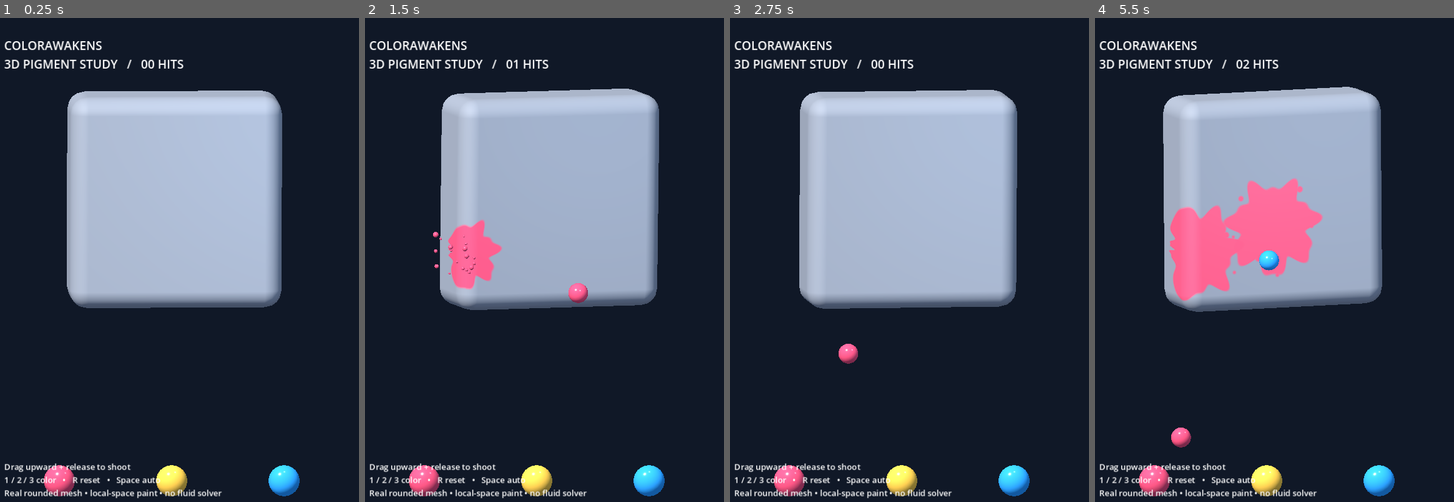
Above: before the commit, frames 1-4 (left to right).
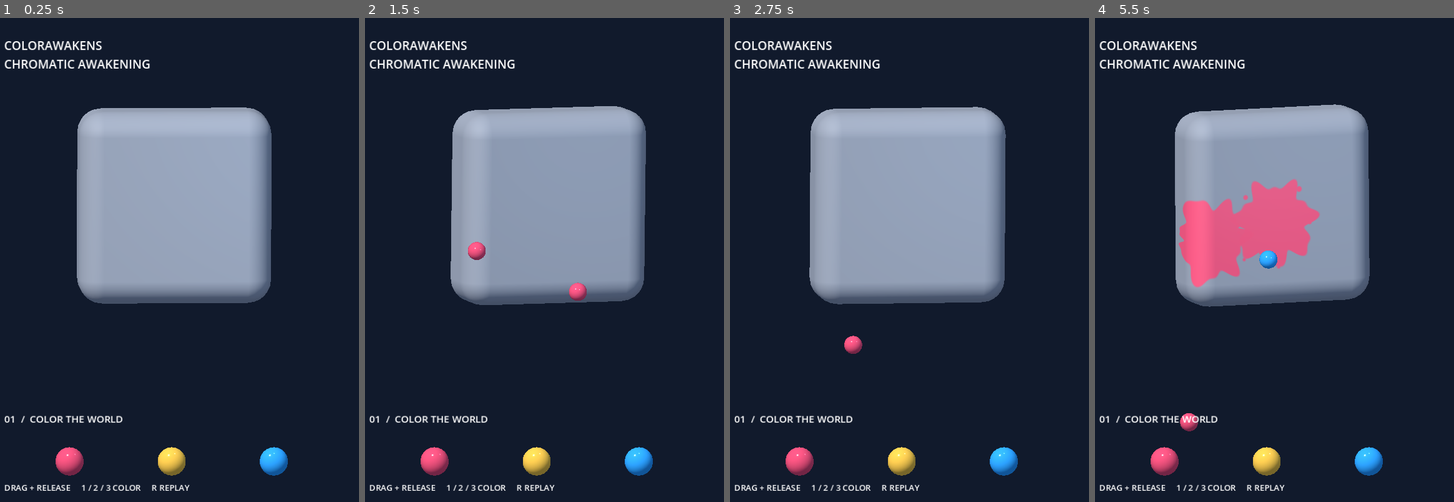
Above: after the commit, the same moments.

Repository: z-jingqi/Colorawakens
Game: Godot game, scene res://prototype/main3d.tscn
The game is run twice, just before and just after one commit, with the same random seed, the same clock (stepped at 60 frames per second) and the same inputs.
Inputs (mouse positions are in pixels of both pictures, inside the frame that each line leads up to):
- Up to frame 1 (0.25 s): no input
- Up to frame 2 (1.5 s): tap Enter at 0.5 s; move the mouse to (619, 245) at 0.52 s; tap 1 at 0.6 s; click (619, 245) at 0.67 s; tap Space at 0.77 s; drag from (461, 293) to (519, 366) at 1.27 s
- Up to frame 3 (2.75 s): move the mouse to (938, 158) at 2.02 s; tap R at 2.1 s; click (938, 158) at 2.17 s
- Up to frame 4 (5.5 s): drag from (1249, 366) to (1156, 192) at 2.77 s; move the mouse to (1378, 342) at 3.52 s; tap 3 at 3.6 s; click (1378, 342) at 3.67 s; tap Space at 3.77 s; drag from (1156, 192) to (1209, 143) at 4.27 s; move the mouse to (1285, 269) at 5.02 s; tap 1 at 5.1 s; click (1285, 269) at 5.17 s

The runs differ from the first frame. In frame 1, 27% of the frame differs, in the area x 1-84%, y 8-100%; in frame 2, 26%; in frame 3, 28%; in frame 4, 27%.

Commit message:
feat: refine chromatic absorption and particle release sequence

Diff:
--- a/prototype/main3d.gd
+++ b/prototype/main3d.gd
@@ -14,7 +14,14 @@
 var dragging:=false
 var camera: Camera3D
 var label: Label
-var schedule=[.6,2.6,4.6,6.6,8.6,10.6]
+var schedule=[.7,2.5,4.3]
+var color_mask:=0
+var finish_time:=-1.0
+var exploded:=false
+var spirals:Array[Dictionary]=[]
+var fragments:Array[Dictionary]=[]
+var burst_count:=0
+var phase_label:Label
 func rounded_mesh() -> ArrayMesh:
  var st:=SurfaceTool.new()
  st.begin(Mesh.PRIMITIVE_TRIANGLES)
@@ -28,36 +35,38 @@
     for corner in [Vector2(0,0),Vector2(1,1),Vector2(1,0),Vector2(0,0),Vector2(0,1),Vector2(1,1)]:
      var p:Vector3=normal+u*((x+corner.x)/24.*2.-1.)+v*((y+corner.y)/24.*2.-1.)
      p*=Vector3(1.7,1.7,.65)
-     var core:Vector3=p.clamp(Vector3(-1.42,-1.42,-.37),Vector3(1.42,1.42,.37))
+     var core:Vector3=p.clamp(Vector3(-1.28,-1.28,-.23),Vector3(1.28,1.28,.23))
      var n: Vector3=(p-core).normalized()
      st.set_normal(n)
-     st.add_vertex(core+n*.28)
+     st.add_vertex(core+n*.42)
  return st.commit()
 func _ready() -> void:
  seed(42)
  marks.resize(16); pigments.resize(16)
  camera=Camera3D.new(); add_child(camera)
- camera.position=Vector3(0,0,13); camera.projection=Camera3D.PROJECTION_ORTHOGONAL; camera.size=8.; camera.current=true
+ camera.position=Vector3(0,0,13); camera.projection=Camera3D.PROJECTION_ORTHOGONAL; camera.size=8.8; camera.current=true
  var env:=WorldEnvironment.new(); var e:=Environment.new()
- e.background_mode=Environment.BG_COLOR; e.background_color=Color("101827")
+ e.background_mode=Environment.BG_COLOR; e.background_color=Color("111a2c")
  e.ambient_light_source=Environment.AMBIENT_SOURCE_COLOR; e.ambient_light_color=Color("b4c4e4"); e.ambient_light_energy=.45
  env.environment=e; add_child(env)
- var key:=DirectionalLight3D.new(); key.rotation_degrees=Vector3(-35,-30,0); key.light_energy=1.7; add_child(key)
- var fill:=OmniLight3D.new(); fill.position=Vector3(3,2,5); fill.light_color=Color("b8dbff"); fill.light_energy=2.; fill.omni_range=12; add_child(fill)
+ var key:=DirectionalLight3D.new(); key.rotation_degrees=Vector3(-35,-30,0); key.light_energy=1.15; add_child(key)
+ var fill:=OmniLight3D.new(); fill.position=Vector3(3,2,5); fill.light_color=Color("b8dbff"); fill.light_energy=1.3; fill.omni_range=12; add_child(fill)
  block=MeshInstance3D.new(); block.mesh=rounded_mesh(); block.position.y=1.1; add_child(block)
  mat=ShaderMaterial.new(); mat.shader=load("res://prototype/paint3d.gdshader"); block.material_override=mat
  var canvas:=CanvasLayer.new(); add_child(canvas)
  label=Label.new(); label.position=Vector2(38,36); label.add_theme_font_size_override("font_size",23); canvas.add_child(label)
- var help:=Label.new(); help.position=Vector2(38,850); help.text="Drag upward + release to shoot\n1 / 2 / 3 color   •   R reset   •   Space auto\nReal rounded mesh • local-space paint • no fluid solver"; help.add_theme_font_size_override("font_size",16); canvas.add_child(help)
+ var help:=Label.new(); help.position=Vector2(38,890); help.text="DRAG + RELEASE     1 / 2 / 3 COLOR     R REPLAY"; help.add_theme_font_size_override("font_size",16); canvas.add_child(help)
+ phase_label=Label.new(); phase_label.position=Vector2(38,755); phase_label.add_theme_font_size_override("font_size",19); canvas.add_child(phase_label)
  for i in range(3): sphere(Vector3(-1.8+i*1.8,-3.4,1.1),.25,COLORS[i])
 func sphere(pos:Vector3,radius:float,color:Color)->MeshInstance3D:
  var node:=MeshInstance3D.new(); var mesh:=SphereMesh.new(); mesh.radius=radius; mesh.height=radius*2; mesh.radial_segments=20; mesh.rings=10; node.mesh=mesh
- var material:=StandardMaterial3D.new(); material.albedo_color=color; material.roughness=.2; node.material_override=material
+ var material:=StandardMaterial3D.new(); material.albedo_color=color; material.roughness=.13; material.metallic=.1; node.material_override=material
  add_child(node); node.position=pos; return node
 func sdf(p:Vector3)->float:
- var q:=p.abs()-Vector3(1.42,1.42,.37)
- return Vector3(maxf(q.x,0),maxf(q.y,0),maxf(q.z,0)).length()+minf(maxf(q.x,maxf(q.y,q.z)),0)-.28
+ var q:=p.abs()-Vector3(1.28,1.28,.23)
+ return Vector3(maxf(q.x,0),maxf(q.y,0),maxf(q.z,0)).length()+minf(maxf(q.x,maxf(q.y,q.z)),0)-.42
 func launch(target:Vector3,index:int)->void:
+ if finish_time>=0: return
  var start:=Vector3(-1.8+index*1.8,-3.4,3.0)
  var n:=sphere(start,.16,COLORS[index])
  shots.append({"node":n,"vel":(target-start).normalized()*3.,"color":index})
@@ -76,8 +85,9 @@
  t+=delta
  block.rotation=Vector3(.12,sin(t*.65)*.4,.05*sin(t*.4))
  block.position.x=sin(t*.8)*.22
- if auto_mode and next_shot<schedule.size() and t>=schedule[next_shot]:
-  launch(block.to_global(Vector3(-1.25+float(next_shot%3)*1.25,-.1,.35)),next_shot%3); next_shot+=1
+ if auto_mode and finish_time<0 and next_shot<schedule.size() and t>=schedule[next_shot]:
+  var c:=0 if "--test-repeat" in OS.get_cmdline_user_args() else next_shot%3
+  launch(block.to_global(Vector3(-1.1+float(next_shot%3)*1.1,.15,.35)),c); next_shot+=1
  for i in range(mini(count,16)): marks[i].w+=delta
  mat.set_shader_parameter("marks",marks); mat.set_shader_parameter("pigments",pigments); mat.set_shader_parameter("count",mini(count,16))
  for i in range(shots.size()-1,-1,-1):
@@ -88,8 +98,10 @@
   for k in range(1,9):
    var point:=old.lerp(n.position,k/8.)
    var local:=block.to_local(point)
-   if sdf(local)<=.015:
+   if finish_time<0 and sdf(local)<=.015:
     var slot:=count%16; marks[slot]=Vector4(local.x,local.y,local.z,0); pigments[slot]=COLORS[s.color]; count+=1
+    color_mask |= 1 << int(s.color)
+    if color_mask==7: begin_finish()
     for j in range(18):
      var d:=sphere(point,.025+randf()*.04,COLORS[s.color])
      drops.append({"node":d,"vel":Vector3(randf_range(-2,2),randf_range(-1,2),randf_range(.2,2)),"age":0.})
@@ -99,10 +111,87 @@
   var d:Dictionary=drops[i]; d.age+=delta; d.vel.y-=4*delta; d.node.position+=d.vel*delta
   d.node.scale=Vector3.ONE*maxf(.01,1.-d.age/.7)
   if d.age>.7: d.node.queue_free(); drops.remove_at(i)
- label.text="COLORAWAKENS\n3D PIGMENT STUDY   /   %02d HITS"%count
- if "--test" in OS.get_cmdline_user_args() and t>13:
-  assert(count==6,"Six shots must hit rounded mesh")
-  assert(marks[0].w>10,"Paint must persist")
-  assert(drops.is_empty(),"Transient splash must expire")
-  print("PASS: 3D rounded SDF, six swept hits, persistent local pigment, expired droplets")
+ label.text="COLORAWAKENS\nCHROMATIC AWAKENING"
+ update_finish(delta)
+ if finish_time<0: phase_label.text="01  /  COLOR THE WORLD"
+ if ("--test" in OS.get_cmdline_user_args() or "--test-repeat" in OS.get_cmdline_user_args()) and t>12:
+  assert(count==3,"Three demo shots must hit")
+  assert(drops.is_empty(),"Transient impact droplets must expire")
+  if "--test-repeat" in OS.get_cmdline_user_args():
+   assert(not exploded and finish_time<0,"Repeated color must not trigger rainbow")
+   assert(color_mask==1)
+  else:
+   assert(exploded and burst_count==1,"Three unique colors trigger exactly one explosion")
+   assert(not block.visible and fragments.is_empty() and spirals.is_empty(),"All burst particles expire")
+  print("PASS: three swept hits; distinct/repeated color gate; ordered absorb-color-burst; particle cleanup")
   get_tree().quit()
+
+func begin_finish()->void:
+ if finish_time>=0: return
+ finish_time=0.
+ for arm in range(3):
+  var n:=MeshInstance3D.new()
+  var m:=StandardMaterial3D.new()
+  m.shading_mode=BaseMaterial3D.SHADING_MODE_UNSHADED
+  m.vertex_color_use_as_albedo=true
+  m.cull_mode=BaseMaterial3D.CULL_DISABLED
+  n.material_override=m
+  add_child(n)
+  spirals.append({"node":n,"arm":arm})
+
+func ribbon_point(arm:int,u:float,a:float)->Vector3:
+ var progress:=clampf(a/1.65,0.,1.)
+ var radius:float=(3.4-u*1.8)*pow(1.-progress,1.05)
+ var angle:float=arm*TAU/3.+u*4.8+a*5.
+ return block.position+Vector3(cos(angle)*radius,sin(angle)*radius*.83,.96+sin(angle)*.12)
+
+func update_finish(delta:float)->void:
+ if finish_time<0: return
+ finish_time+=delta
+ var a:=finish_time
+ if a<1.65:
+  phase_label.text="02  /  DRAWING COLOR IN"
+  for s in spirals:
+   var st:=SurfaceTool.new()
+   st.begin(Mesh.PRIMITIVE_TRIANGLES)
+   for j in range(64):
+    for corner in [Vector2(0,-1),Vector2(1,-1),Vector2(1,1),Vector2(0,-1),Vector2(1,1),Vector2(0,1)]:
+     var u:float=(j+corner.x)/64.
+     var p:=ribbon_point(s.arm,u,a)
+     var tangent:Vector3=(ribbon_point(s.arm,u+.001,a)-p).normalized()
+     var across:=Vector3(-tangent.y,tangent.x,0.)
+     var width:float=(.006+.075*pow(u,.8))*smoothstep(0.,.15,a)*minf(1.,(1.65-a)*6.)
+     st.set_color(COLORS[s.arm].lerp(Color.WHITE,.18+u*.25))
+     st.add_vertex(p+across*width*corner.y)
+   s.node.mesh=st.commit()
+  mat.set_shader_parameter("awaken",smoothstep(.3,1.65,a)*.8)
+ elif a<2.65:
+  phase_label.text="03  /  FULL SPECTRUM"
+  for s in spirals: s.node.queue_free()
+  spirals.clear()
+  mat.set_shader_parameter("awaken",1.)
+  mat.set_shader_parameter("energy",smoothstep(1.65,2.65,a))
+  block.scale=Vector3.ONE*(1.+.08*sin((a-1.65)*PI))
+ elif not exploded:
+  explode()
+ if exploded:
+  phase_label.text="04  /  COLOR RELEASED"
+  for i in range(fragments.size()-1,-1,-1):
+   var f:Dictionary=fragments[i]
+   f.age+=delta; f.vel.y-=.65*delta
+   f.node.position+=f.vel*delta
+   f.node.rotation+=f.spin*delta
+   var life:float=f.life
+   f.node.scale=Vector3.ONE*pow(maxf(0.,1.-f.age/life),.7)
+   if f.age>=life: f.node.queue_free(); fragments.remove_at(i)
+
+func explode()->void:
+ exploded=true; burst_count+=1; block.visible=false
+ for i in range(200):
+  var start:=Vector3(randf_range(-1.6,1.6),randf_range(-1.6,1.6),randf_range(-.4,.55))
+  var color:=Color.from_hsv(fposmod(start.x*.14+start.y*.17+.55,1.),.75,1.)
+  var n:=sphere(block.to_global(start),randf_range(.025,.11),color)
+  var m:=n.material_override as StandardMaterial3D
+  m.emission_enabled=true; m.emission=color; m.emission_energy_multiplier=.6
+  var dir:=Vector3(start.x,start.y,randf_range(-.6,1.6)).normalized()
+  fragments.append({"node":n,"vel":dir*randf_range(1.3,4.2),"age":0.,"life":randf_range(1.4,2.5),"spin":Vector3(randf(),randf(),randf())*3.})
